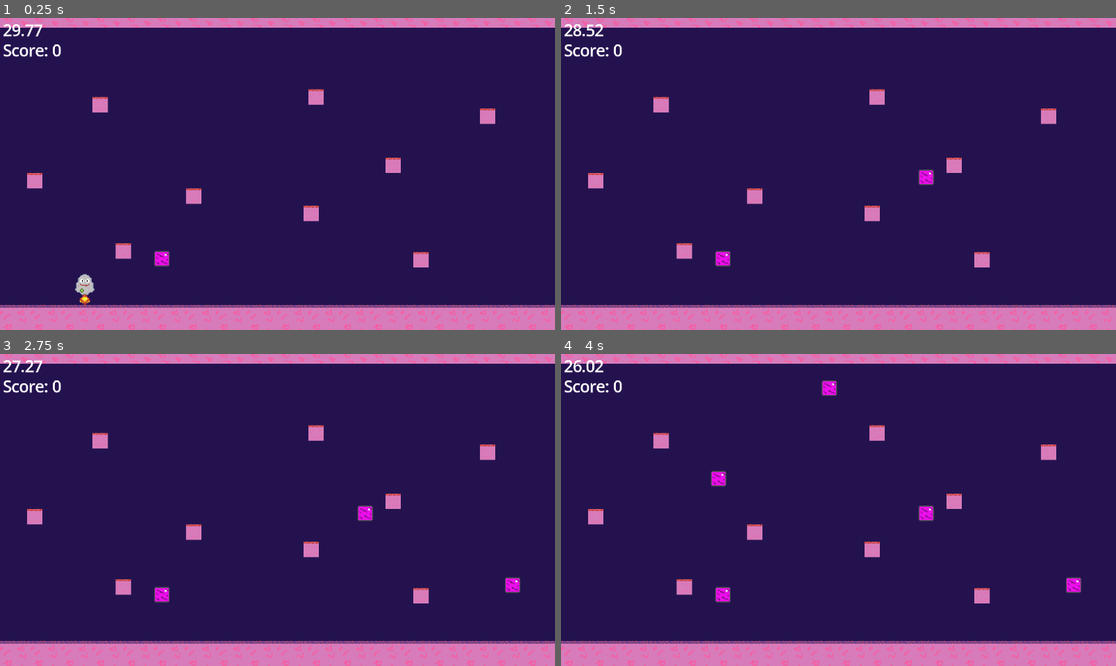
Above: before the commit, frames 1-4 (two rows, left to right).
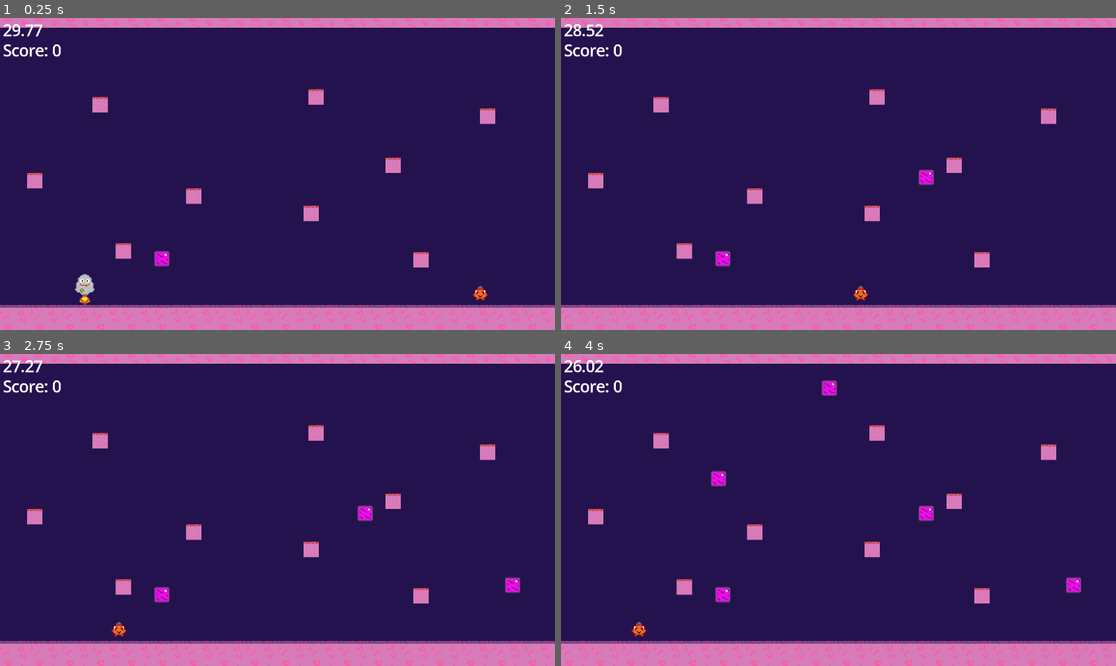
Above: after the commit, the same moments.

Repository: BigMouthInc/CS-IMGD4100GameJam
Game: Godot game, scene res://Scenes/main.tscn
Same seed, same stepped clock (60 frames per second), same inputs: the game is played once before the commit and once after it.
Inputs:
- Up to frame 1 (0.25 s): no input
- Up to frame 2 (1.5 s): hold D (move_right) from 0.53 s (still down); tap S (teleport) at 0.6, 1.35 s; tap W (jump) at 0.77 s
- Up to frame 3 (2.75 s): tap W (jump) at 1.52 s; release D (move_right) at 2.03 s; hold A (move_left) from 2.03 s (still down); tap S (teleport) at 2.1 s
- Up to frame 4 (4 s): release A (move_left) at 2.78 s; hold D (move_right) from 2.78 s (still down); tap S (teleport) at 2.85, 3.6 s; tap W (jump) at 3.02, 3.77 s

The runs differ from the first frame. In frame 1, less than 0.1% of the frame differs, in the area x 85-88%, y 85-91%; in frame 2, less than 0.1%; in frame 3, less than 0.1%, in the area x 20-23%, y 85-91%; in frame 4, less than 0.1%.

Commit message:
LITTLE GUY IS IN!!!!

Diff:
--- /dev/null
+++ b/cs-imgd-4100-game-jam!/Scenes/ground_enemy.tscn
@@ -0,0 +1,31 @@
+[gd_scene load_steps=5 format=3 uid="uid://b7lx527nj4qyh"]
+
+[ext_resource type="Script" uid="uid://tqbu2k2wm1y8" path="res://Scripts/ground_enemy.gd" id="1_qfj55"]
+[ext_resource type="Texture2D" uid="uid://bc2vxf38sqdyx" path="res://Assets/Ground-Enemy.png" id="2_gufma"]
+
+[sub_resource type="SpriteFrames" id="SpriteFrames_8b13n"]
+animations = [{
+"frames": [{
+"duration": 1.0,
+"texture": ExtResource("2_gufma")
+}],
+"loop": true,
+"name": &"default",
+"speed": 5.0
+}]
+
+[sub_resource type="CapsuleShape2D" id="CapsuleShape2D_27w5s"]
+radius = 8.0
+height = 20.0
+
+[node name="ground-enemy" type="CharacterBody2D"]
+script = ExtResource("1_qfj55")
+
+[node name="AnimatedSprite2D" type="AnimatedSprite2D" parent="."]
+sprite_frames = SubResource("SpriteFrames_8b13n")
+
+[node name="CollisionShape2D" type="CollisionShape2D" parent="."]
+shape = SubResource("CapsuleShape2D_27w5s")
+
+[node name="RayCast2D" type="RayCast2D" parent="."]
+target_position = Vector2(-10, 0)
--- a/cs-imgd-4100-game-jam!/Scenes/main.tscn
+++ b/cs-imgd-4100-game-jam!/Scenes/main.tscn
@@ -7,6 +7,7 @@
 [ext_resource type="PackedScene" uid="uid://itvfh853o02w" path="res://Scenes/block.tscn" id="3_8gbba"]
 [ext_resource type="PackedScene" uid="uid://c7ophsgipx301" path="res://Scenes/platform.tscn" id="5_6bp64"]
 [ext_resource type="Script" uid="uid://c3nxdwlg8ufw" path="res://Scripts/spawner.gd" id="5_21xkr"]
+[ext_resource type="PackedScene" uid="uid://b7lx527nj4qyh" path="res://Scenes/ground_enemy.tscn" id="7_344ge"]
 
 [sub_resource type="TileSetAtlasSource" id="TileSetAtlasSource_8gbba"]
 texture = ExtResource("2_bo1nx")
@@ -65,6 +66,10 @@
 offset_right = 43.0
 offset_bottom = -284.0
 
+[node name="ground-enemy" parent="." instance=ExtResource("7_344ge")]
+position = Vector2(536, -45)
+up_direction = Vector2(0.999998, -0.001999996)
+
 [node name="Platforms" type="Node" parent="."]
 
 [node name="platform" parent="Platforms" instance=ExtResource("5_6bp64")]
--- /dev/null
+++ b/cs-imgd-4100-game-jam!/Scripts/ground_enemy.gd
@@ -0,0 +1,19 @@
+extends CharacterBody2D
+
+const speed = 300.0
+var x_direction = -.5
+
+@onready var raycast = $RayCast2D
+
+func _physics_process(delta: float) -> void:
+
+	raycast.force_raycast_update()
+	if(raycast.is_colliding()):
+		x_direction = -x_direction
+		raycast.rotate(PI)
+
+	var direction = Vector2(x_direction, 0)
+
+	velocity = direction * speed
+
+	move_and_slide()
Binary file added: cs-imgd-4100-game-jam!/Assets/Ground-Enemy.png
Not shown, added: cs-imgd-4100-game-jam!/Assets/Ground-Enemy.png.import
Not shown: 1 places in cs-imgd-4100-game-jam!/Scenes/main.tscn that only renumber resources
Not shown, added: cs-imgd-4100-game-jam!/Scripts/ground_enemy.gd.uid
